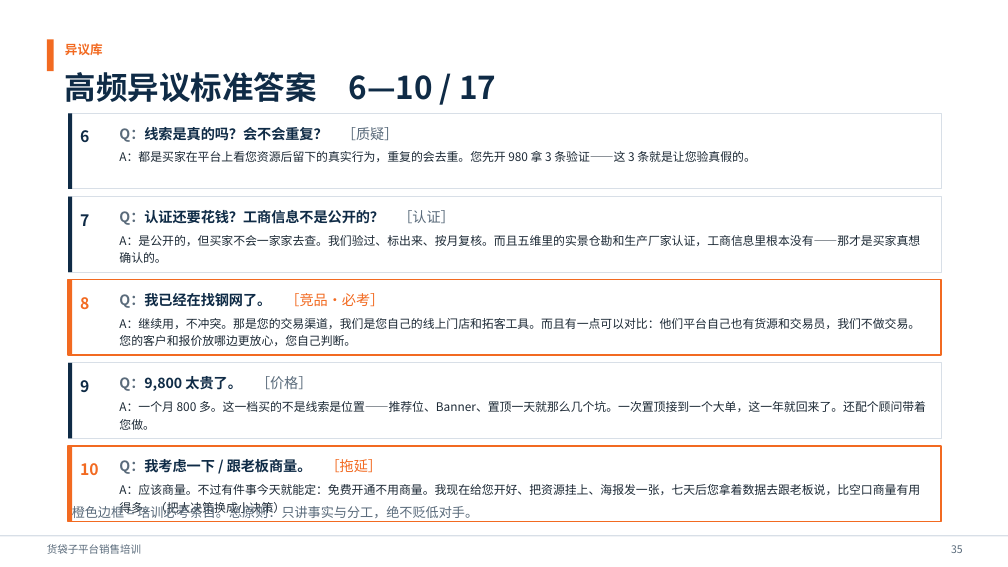
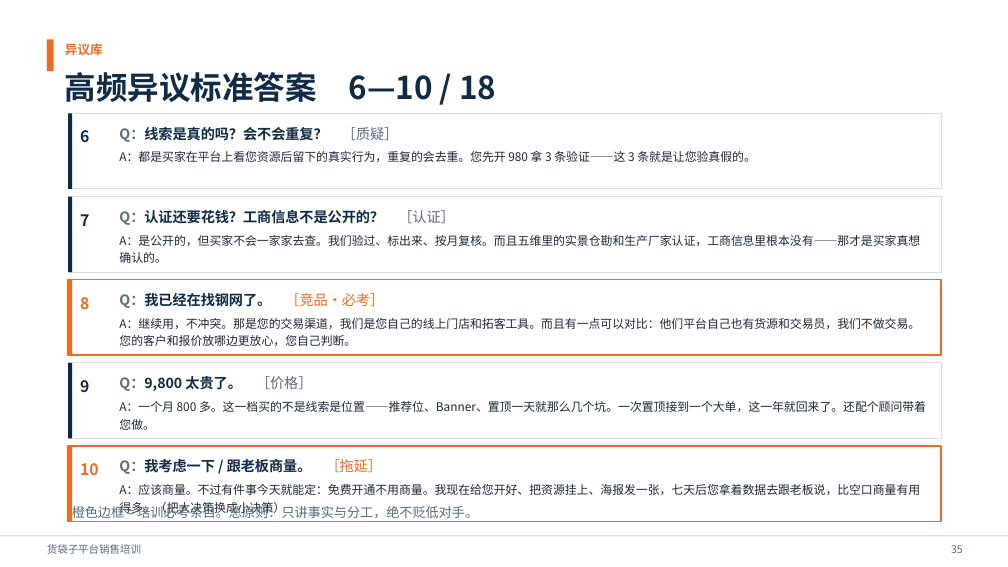
Before and after one commit to so6662001/GongSiDingWei, a slide deck: slide 35 of 货袋子平台销售培训.pptx. Drawn at 1008x567 pixels with LibreOffice and Linux fonts; fonts in the diff are those of the drawing. Boxes give left, top, right and bottom in pixels: in the first picture for what was removed or moved away, otherwise in the second. Text is boxed around its words. In the diff, an @@ line names an element or a change of style, - is before the commit and + after.

```diff
--- a/货袋子平台销售培训.pptx
+++ b/货袋子平台销售培训.pptx
@@ text at (65,72,496,102): text changed @@
-高频异议标准答案 6—10 / 17
+高频异议标准答案 6—10 / 18
```
Also in this commit, not shown: 6 other slides changed, 4 other files.
